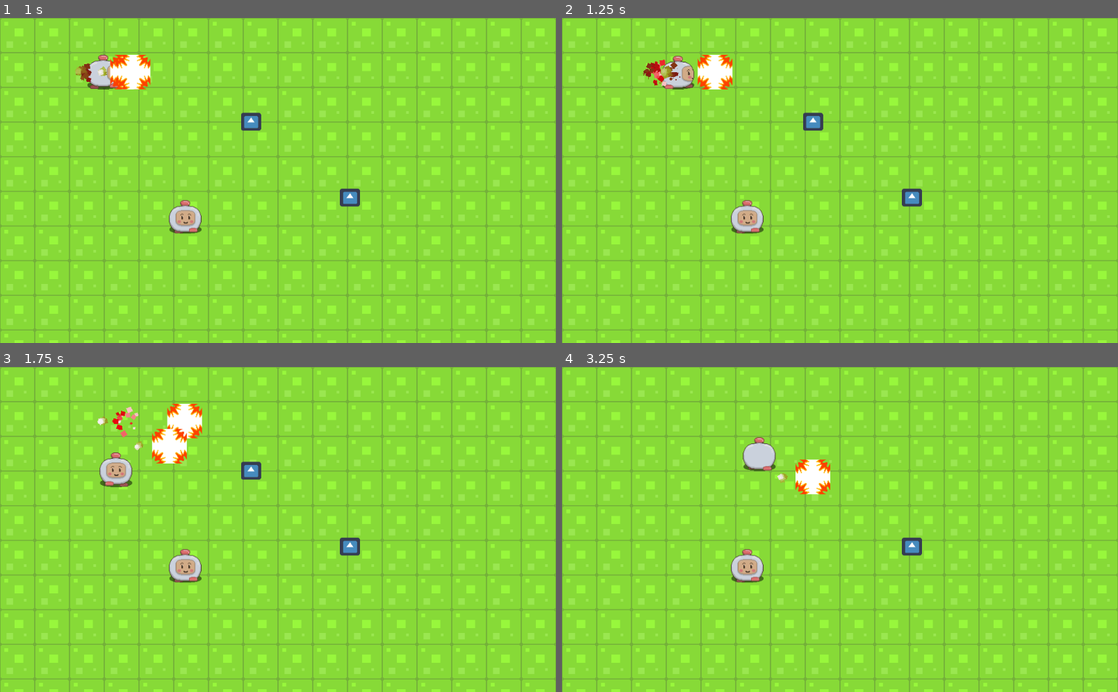
Above: before the commit, frames 1-4 (two rows, left to right).
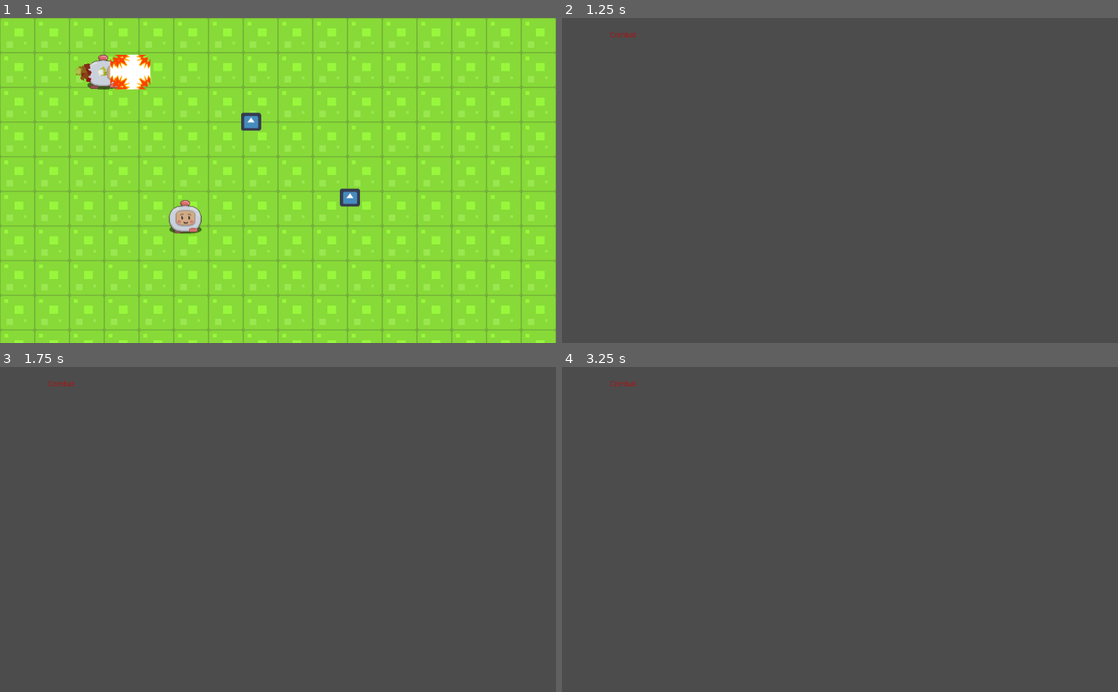
Above: after the commit, the same moments.

Repository: Jairard/JeuMaths
Game: Godot game, scene res://map/map 0.tscn
The game is run twice, just before and just after one commit, with the same random seed, the same clock (stepped at 60 frames per second) and the same inputs. The engine's default icon, where the game draws it, is replaced by a stand-in: a white triangle on a blue panel in a dark square.
Inputs:
- Up to frame 1 (1 s): tap Enter (ui_accept) at 0.5, 0.77 s; hold Right (ui_right) from 0.53 s (still down)
- Up to frame 2 (1.25 s): keep holding Right (ui_right)
- Up to frame 3 (1.75 s): release Right (ui_right) at 1.28 s; hold Down (ui_down) from 1.28 s (still down); tap Enter (ui_accept) at 1.52 s
- Up to frame 4 (3.25 s): release Down (ui_down) at 2.03 s; hold Right (ui_right) 2.03-2.78 s; hold Up (ui_up) from 2.78 s (still down); tap Enter (ui_accept) at 3.02 s

Frame 1 is identical in both runs. In frame 2, 100% of the frame differs, in the area x 0-100%, y 0-100%; in frame 3, 100%; in frame 4, 100%.

Commit message:
Move combat from jeu.dg to map0.gd

Diff:
--- a/jeu.gd
+++ b/jeu.gd
@@ -42,13 +42,3 @@
 		pv += 10
 
 	print ("Xp : " + str (xp), "  Level : " + str(level), "  Trésor : " + str(tresor), " Loot : " + str(loot), "  Pv : " + str(pv))
-
-
-func combat(valeur) :
-
-	if valeur == 0 :
-		print ("le combat commence")
-		get_tree().change_scene("res://map/map 1.tscn")
-		pass
-	else :
-		pass
--- a/map/map 0.gd
+++ b/map/map 0.gd
@@ -17,3 +17,8 @@
 	print ("2222222222222222222222222")
 	add_child(intro.instance())
 	add_child(hero.instance())
+
+
+func combat(valeur) :
+	if valeur == 0 :
+		var ret = get_tree().change_scene("res://map/map 1.tscn")
